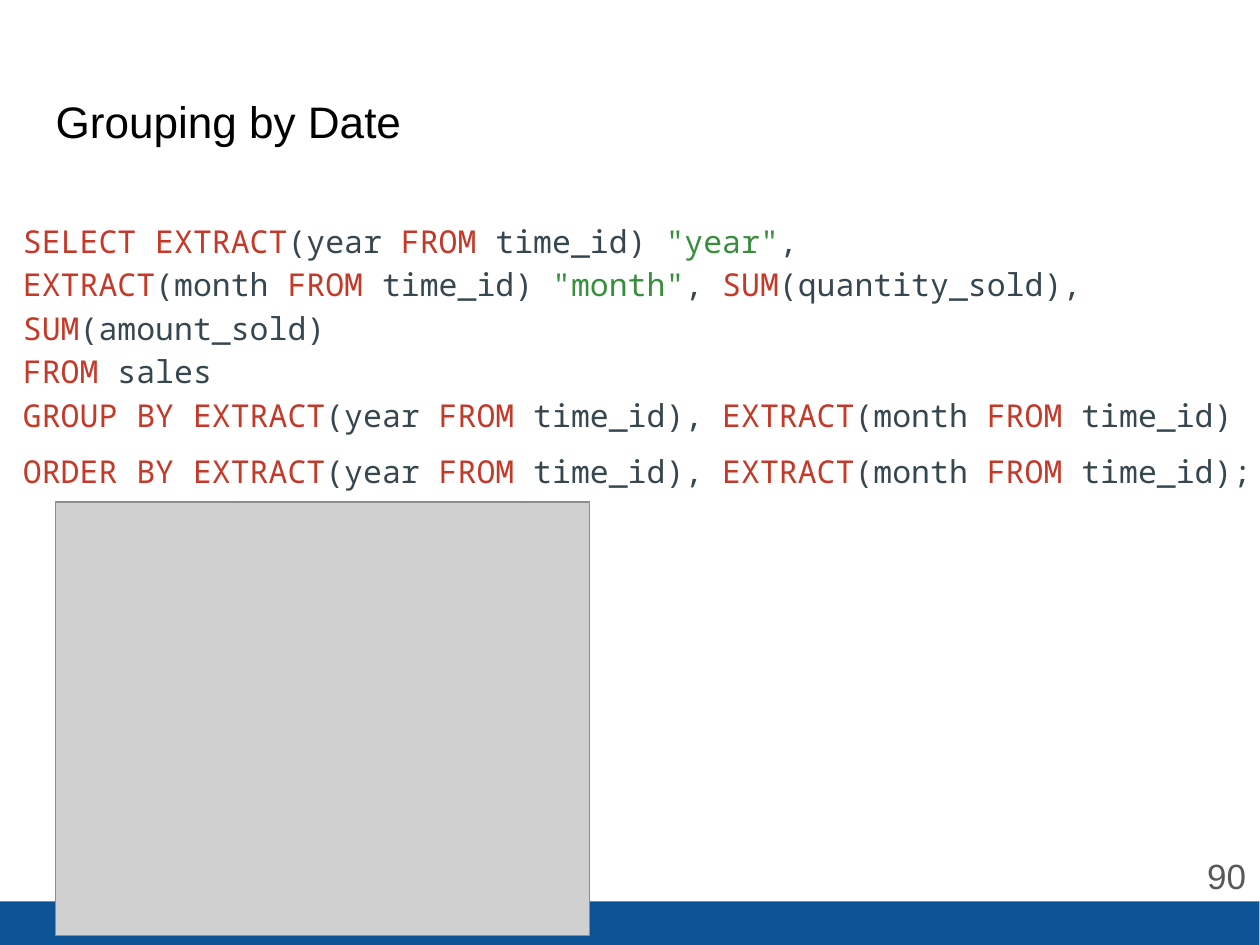
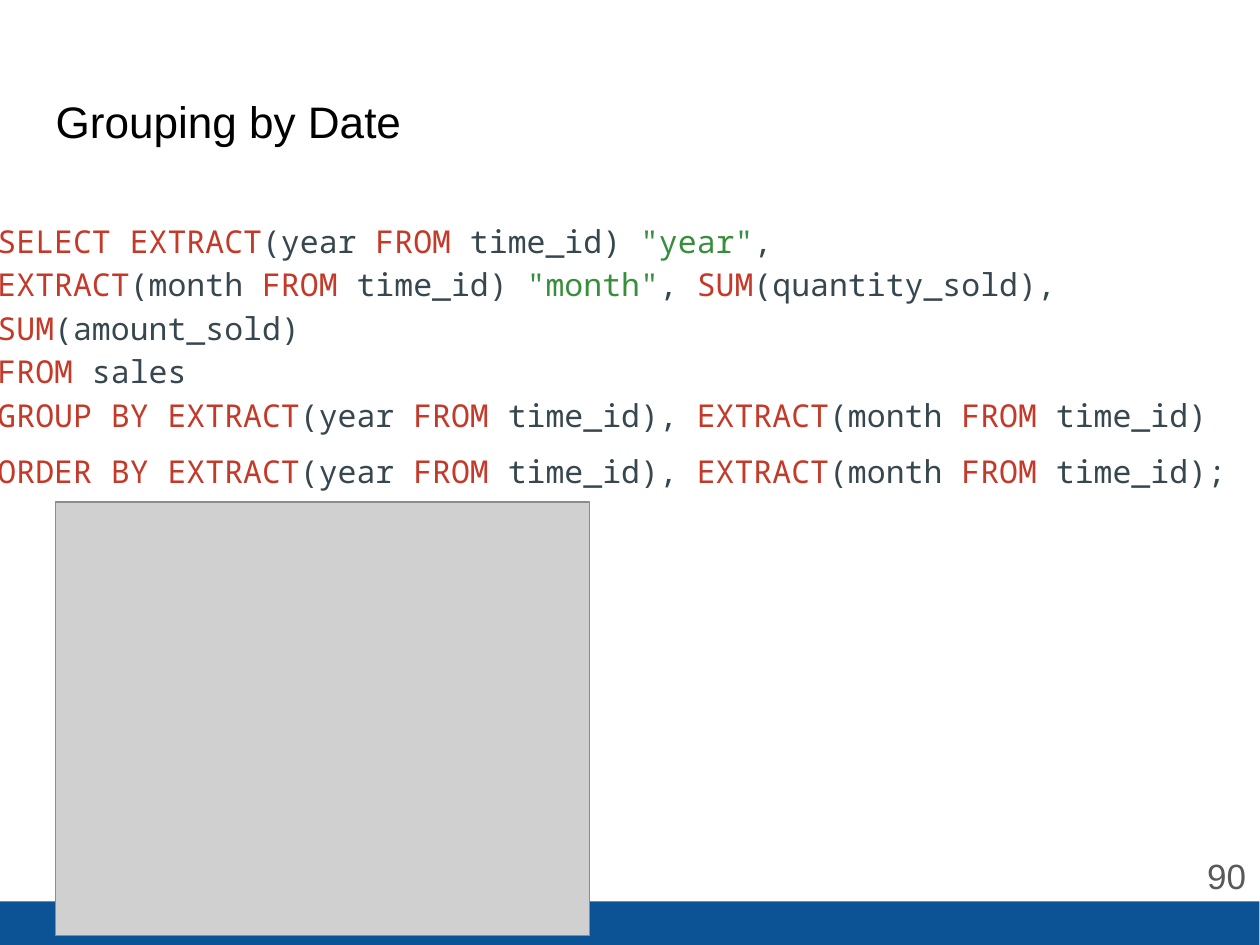
Before and after one commit to eamonnk/wwd_9910_thurs, a slide deck: slide 90 of content/[WWD] Lecture 4 - Intro SQL.pptx. Drawn at 1260x945 pixels with LibreOffice and Linux fonts; fonts in the diff are those of the drawing; grey boxes stand for pictures. Boxes give left, top, right and bottom in pixels: in the first picture for what was removed or moved away, otherwise in the second. Text is boxed around its words. In the diff, an @@ line names an element or a change of style, - is before the commit and + after.

```diff
--- a/content/[WWD] Lecture 4 - Intro SQL.pptx
+++ b/content/[WWD] Lecture 4 - Intro SQL.pptx
@@ text "SELECT EXTRACT(year FROM time_id) "year",": place and size @@
-text "SELECT EXTRACT(year FROM time_id) "year"," at (23,229,1251,491)
+text "SELECT EXTRACT(year FROM time_id) "year"," at (0,229,1226,491)
```
Also in this commit, not shown: 9 other slides changed, 28 other files.
